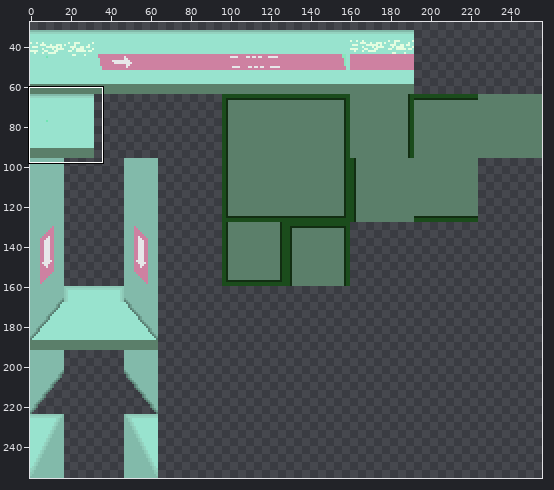
Sprite sheet, stored at CasaDesDiamantes/sprites/powerplantTiles_spr/f8cc99b8-d136-4683-86c9-f96aef7ba5a8.png. The picture above shows the old version from afar; the outline marks the close-up.
Close-up. Earlier state:
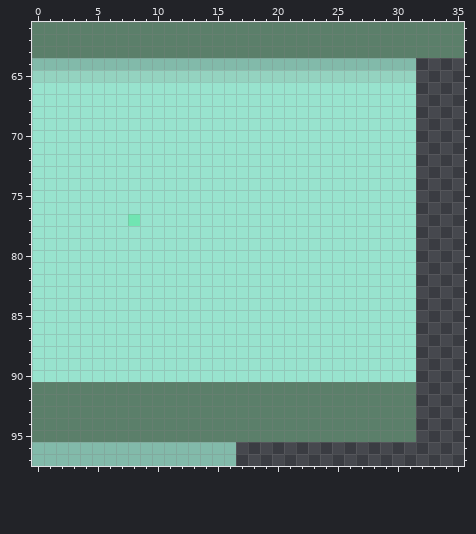
The file is 256x256 pixels. Shown: x 0..35, y 61..97. The wide view leaves out empty margins. The commit also changed other parts of the picture, which this record leaves out.
After the commit:
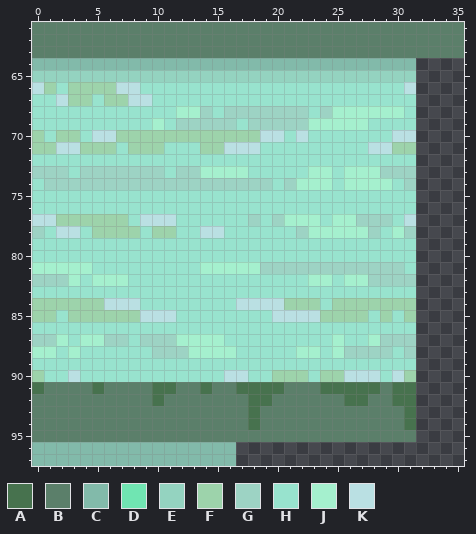
Palette (. is transparent): A #47724e  B #5b7f6a  C #82baaa  D #70e5b2  E #94d3c0  F #9dd3ab  G #9dd3c4  H #98e3ce  J #a5f0ce  K #bae0e3
The exact change:
Changed rows in their new state; - is an unchanged pixel.
first column x 0:
66 KF-FFFFKK----------------------K
67 --KFF-FFKK----------------------
68 ------------JJG-GGGGGGG-GJJJJJJ-
69 ----------J-GGGGG-GGGGGJJJJJ----
70 F-FF-KKFFFFFFFFFFFFKK-K-------KK
71 FFKKFFF-FFF---FFKKK---------KKFF
73 GGG-GGGGGGG-GGJJJJ-----JJ-JJJGGG
74 -GGGGGGGGGGGGGGGGGGG-GJJJ-JJJJ-G
77 KKFFFFFFHKKK------G-GJJJ-JJGGG-K
78 G-KK-FFFF-FF--KK------GJJJJJG-JG
81 JJJJJ---------JJJJJGGGGGGGGGGGG-
82 GGGJ-JJJ---------------JJ-JJGGGG
84 FFFFFFKKK--------KKKKFFF-FFFFFFF
85 FF-FFFFFFKKK--------KKKKFFFF-F-F
87 GGJ-JJGG-GGGJJJJ---------J--JGGG
88 JJ-J------GGGJJJJ-----JJ-JGGGG-G
90 F--K------------KK--FFF-FFKKK-KF
91 A----A----AA--A--AAAA---AAAAA-AA
92 ----------A-------AA------AA--AA
93 ------------------A------------A
94 ------------------A------------A
Pixel boxes of the changes (left, top, right, bottom) in both close-ups:
changed: (32, 82, 416, 430)
